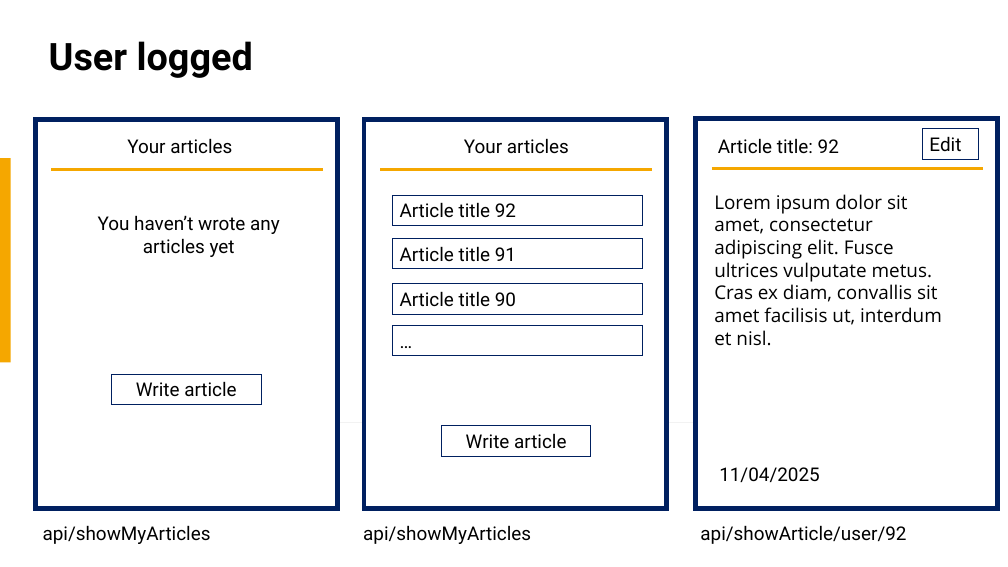
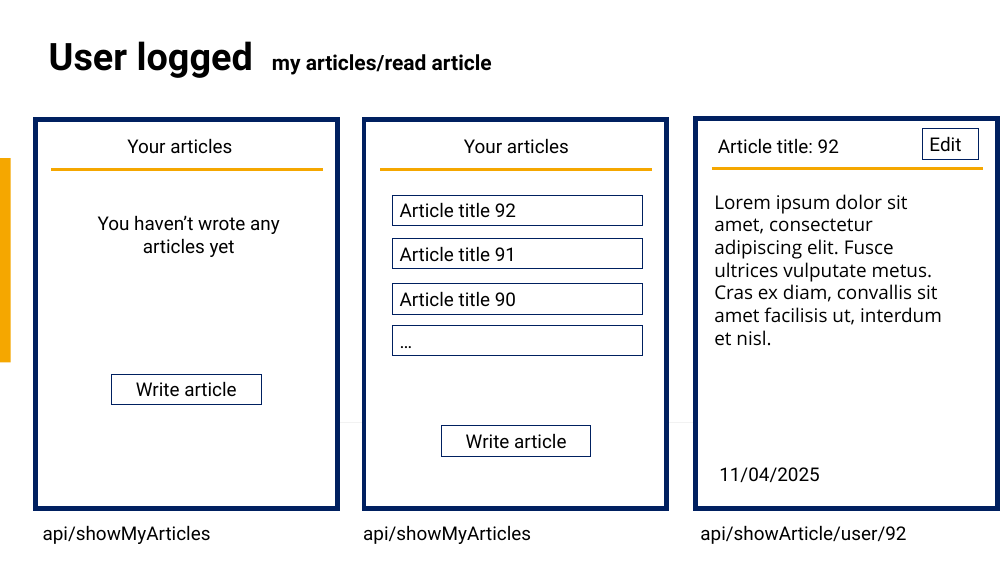
Before and after one commit to EnomisLP/Football, a slide deck: slide 21 of Large scale database mock-ups.pptx (slide 13 before the commit). Drawn at 1008x567 pixels with LibreOffice and Linux fonts; fonts in the diff are those of the drawing. Boxes give left, top, right and bottom in pixels: in the first picture for what was removed or moved away, otherwise in the second. Text is boxed around its words. In the diff, an @@ line names an element or a change of style, - is before the commit and + after.

```diff
--- a/Large scale database mock-ups.pptx
+++ b/Large scale database mock-ups.pptx
@@ title at (49, 41, 492, 78): text changed; size 36 to 20 pt @@
-User logged
+User logged my articles/read article
```
Also in this commit, not shown: 19 other slides changed, 10 slides added, 4 other files.
